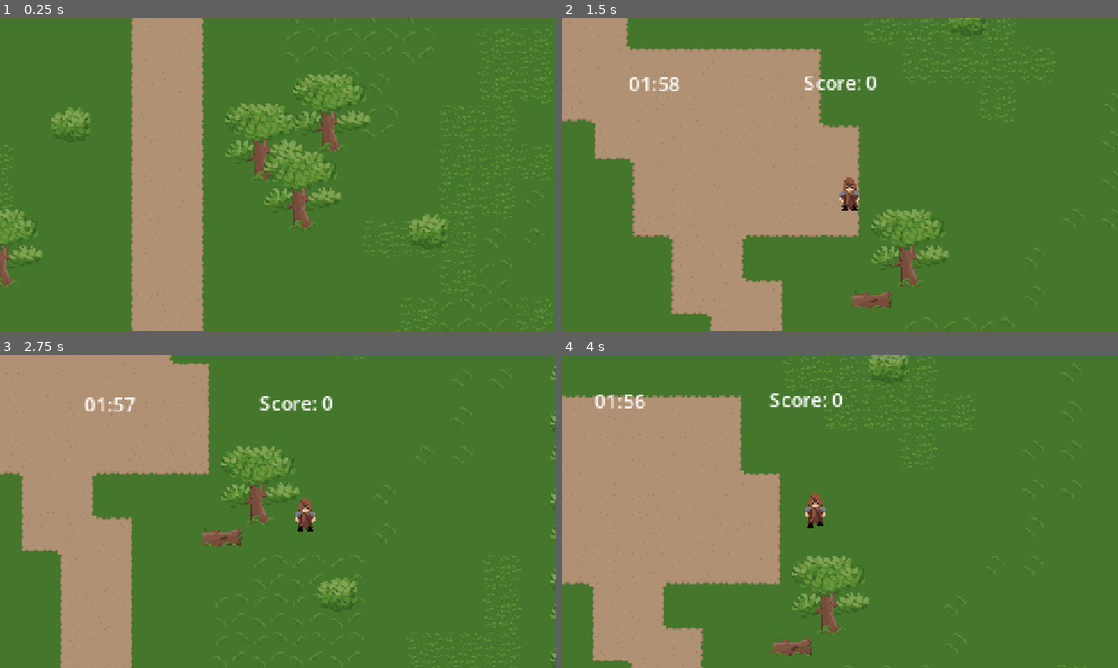
Above: before the commit, frames 1-4 (two rows, left to right).
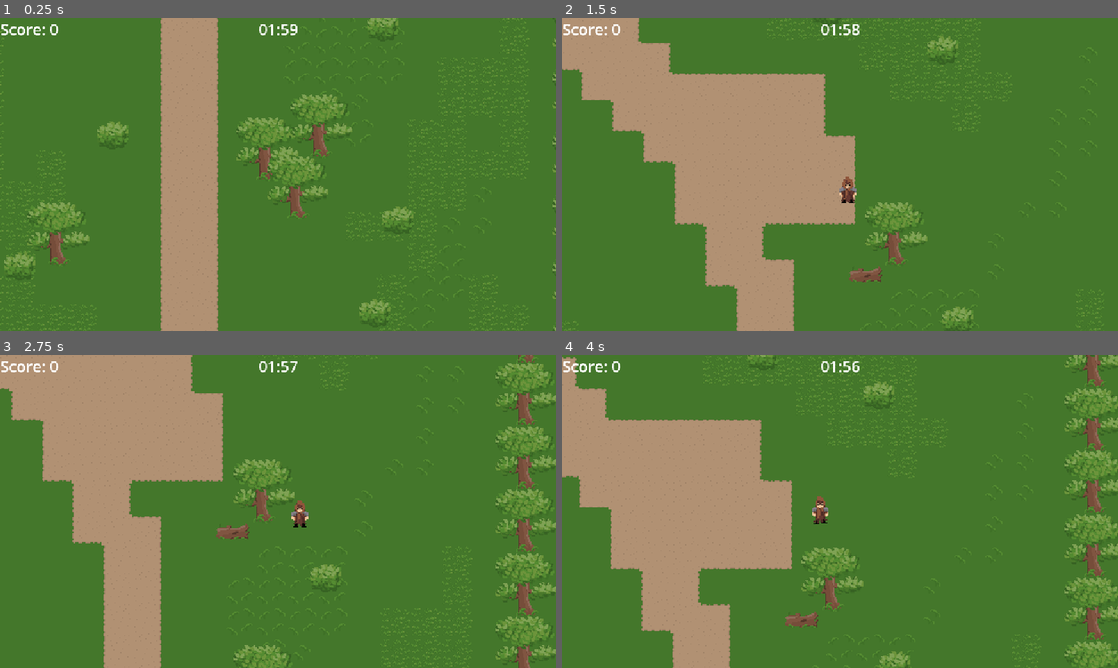
Above: after the commit, the same moments.

Repository: SethDotOrg/smallgame
Game: Godot game, scene res://Scenes/game.tscn
Two runs of this game, one before a commit and one after it. Both use one fixed random seed, a clock stepped at 60 frames per second and the inputs below.
Inputs:
- Up to frame 1 (0.25 s): no input
- Up to frame 2 (1.5 s): tap Enter at 0.5 s; hold D (move_right) 0.53-1.28 s; hold S (move_down) from 1.28 s (still down)
- Up to frame 3 (2.75 s): release S (move_down) at 2.03 s; hold D (move_right) from 2.03 s (still down)
- Up to frame 4 (4 s): release D (move_right) at 2.78 s; hold W (move_up) 2.78-3.53 s; hold A (move_left) from 3.53 s (still down)

The runs differ from the first frame. In frame 1, 15% of the frame differs, in the area x 0-100%, y 0-100%; in frame 2, 15%; in frame 3, 19%; in frame 4, 19%.

Commit message:
add more points when the player clears a gather point fast

Diff:
--- /dev/null
+++ b/Scenes/UI/BaseUI.tscn
@@ -0,0 +1,72 @@
+[gd_scene load_steps=7 format=3 uid="uid://dquiphqrnhsrw"]
+
+[ext_resource type="Script" uid="uid://bnq2ysmb1s6s8" path="res://Scenes/UI/base_ui.gd" id="1_d1ess"]
+[ext_resource type="Script" uid="uid://d21rgxc5hqn8y" path="res://Scripts/score.gd" id="1_wsdff"]
+[ext_resource type="Script" uid="uid://dd7j8ghakp0b1" path="res://Scripts/time.gd" id="2_d1ess"]
+
+[sub_resource type="LabelSettings" id="LabelSettings_d1ess"]
+font_size = 32
+
+[sub_resource type="LabelSettings" id="LabelSettings_xm13k"]
+font_size = 32
+
+[sub_resource type="LabelSettings" id="LabelSettings_fkybt"]
+font_size = 40
+font_color = Color(0.921154, 0.920709, 0, 1)
+shadow_color = Color(0, 0, 0, 1)
+
+[node name="BaseUi" type="Control"]
+layout_mode = 3
+anchors_preset = 15
+anchor_right = 1.0
+anchor_bottom = 1.0
+offset_left = -231.0
+offset_top = -130.0
+offset_right = 231.0
+offset_bottom = 130.0
+grow_horizontal = 2
+grow_vertical = 2
+mouse_filter = 2
+script = ExtResource("1_d1ess")
+
+[node name="CanvasLayer" type="CanvasLayer" parent="."]
+layer = 128
+follow_viewport_scale = 2.0
+
+[node name="Score" type="Label" parent="CanvasLayer"]
+offset_right = 78.0
+offset_bottom = 23.0
+text = "Score: 0"
+label_settings = SubResource("LabelSettings_d1ess")
+script = ExtResource("1_wsdff")
+
+[node name="Time" type="Label" parent="CanvasLayer"]
+anchors_preset = 5
+anchor_left = 0.5
+anchor_right = 0.5
+offset_left = -20.5
+offset_right = 20.5
+offset_bottom = 23.0
+grow_horizontal = 2
+text = "00:00"
+label_settings = SubResource("LabelSettings_xm13k")
+script = ExtResource("2_d1ess")
+
+[node name="GameTime" type="Timer" parent="CanvasLayer/Time"]
+wait_time = 120.0
+
+[node name="GameOver" type="Label" parent="CanvasLayer"]
+visible = false
+anchors_preset = -1
+anchor_left = 0.5
+anchor_right = 0.5
+anchor_bottom = 0.046
+offset_left = -117.0
+offset_top = 24.0
+offset_right = 113.0
+offset_bottom = 49.192
+grow_horizontal = 2
+text = "GAME OVER"
+label_settings = SubResource("LabelSettings_fkybt")
+
+[connection signal="timeout" from="CanvasLayer/Time/GameTime" to="." method="_on_game_time_timeout"]
--- /dev/null
+++ b/Scenes/UI/base_ui.gd
@@ -0,0 +1,11 @@
+extends Control
+
+func get_score_ui():
+	return get_node("CanvasLayer/Score")
+func get_game_over_ui():
+	return get_node("CanvasLayer/GameOver")
+
+
+func _on_game_time_timeout():
+	get_game_over_ui().visible = true
+	get_tree().paused = true
--- a/Scenes/game.tscn
+++ b/Scenes/game.tscn
@@ -2861,10 +2861,10 @@
 
 [node name="GatherPoint" parent="GatherPoints" instance=ExtResource("7_1l0tm")]
 position = Vector2(976, 209)
-ENEMY_1_MAX = 70
+ENEMY_1_TOTAL = 400
 
 [node name="GatherPoint2" parent="GatherPoints" instance=ExtResource("7_1l0tm")]
 position = Vector2(264, 512)
-ENEMY_1_MAX = 658
+ENEMY_1_TOTAL = 500
 
 [connection signal="timeout" from="EnemiesForLevel/EnemyToadSpawnTimer" to="EnemiesForLevel" method="_on_enemy_toad_spawn_timer_timeout"]
--- a/Scenes/gather_point.tscn
+++ b/Scenes/gather_point.tscn
@@ -1,8 +1,9 @@
-[gd_scene load_steps=7 format=4 uid="uid://ccvounnbl351a"]
+[gd_scene load_steps=10 format=4 uid="uid://ccvounnbl351a"]
 
 [ext_resource type="Texture2D" uid="uid://dwlp40mbjusfi" path="res://Sprites/Environment/staget.png" id="1_0apk2"]
 [ext_resource type="Script" uid="uid://dlsrwutftqc5i" path="res://Scripts/gather_point.gd" id="1_rapfc"]
 [ext_resource type="Texture2D" uid="uid://dhq7ddggspinf" path="res://Sprites/spawner/princesses/prorotypeprincess.png" id="2_rapfc"]
+[ext_resource type="Script" uid="uid://76r23ut578hf" path="res://Scripts/time_to_clear.gd" id="4_hjumk"]
 
 [sub_resource type="TileSetAtlasSource" id="TileSetAtlasSource_hjumk"]
 texture = ExtResource("1_0apk2")
@@ -14,6 +15,13 @@
 
 [sub_resource type="RectangleShape2D" id="RectangleShape2D_2govv"]
 size = Vector2(64, 60)
+
+[sub_resource type="CapsuleShape2D" id="CapsuleShape2D_rapfc"]
+radius = 138.667
+height = 426.667
+
+[sub_resource type="LabelSettings" id="LabelSettings_qo4nb"]
+font_size = 32
 
 [node name="GatherPoint" type="Node2D"]
 scale = Vector2(0.75, 0.75)
@@ -33,3 +41,30 @@
 [node name="CollisionShape2D" type="CollisionShape2D" parent="StaticBody2D"]
 position = Vector2(0, 18)
 shape = SubResource("RectangleShape2D_2govv")
+
+[node name="CheckForPlayerArea2D" type="Area2D" parent="."]
+
+[node name="CollisionShape2D" type="CollisionShape2D" parent="CheckForPlayerArea2D"]
+rotation = 1.5708
+shape = SubResource("CapsuleShape2D_rapfc")
+debug_color = Color(0.827451, 0.396078, 0, 0.0784314)
+
+[node name="TimeToClear" type="Label" parent="CheckForPlayerArea2D"]
+anchors_preset = 5
+anchor_left = 0.5
+anchor_right = 0.5
+offset_left = -42.6667
+offset_top = -64.0
+offset_right = 39.3333
+offset_bottom = -19.0
+grow_horizontal = 2
+text = "100"
+label_settings = SubResource("LabelSettings_qo4nb")
+horizontal_alignment = 1
+script = ExtResource("4_hjumk")
+
+[node name="TimerToClearTimer" type="Timer" parent="CheckForPlayerArea2D/TimeToClear"]
+wait_time = 50.0
+
+[connection signal="enemies_defeated" from="." to="." method="_on_enemies_defeated"]
+[connection signal="body_entered" from="CheckForPlayerArea2D" to="CheckForPlayerArea2D/TimeToClear" method="_on_check_for_player_area_2d_body_entered"]
--- a/Scenes/player.tscn
+++ b/Scenes/player.tscn
@@ -1,9 +1,8 @@
-[gd_scene load_steps=23 format=3 uid="uid://dch38mlri3jq5"]
+[gd_scene load_steps=21 format=3 uid="uid://dch38mlri3jq5"]
 
 [ext_resource type="Script" uid="uid://c7qvqnaqy8jxr" path="res://Scripts/player.gd" id="1_cvnsp"]
 [ext_resource type="Texture2D" uid="uid://3d745opw1kjv" path="res://Sprites/Player/Player.png" id="2_fkybt"]
-[ext_resource type="Script" uid="uid://d21rgxc5hqn8y" path="res://Scripts/score.gd" id="4_fkybt"]
-[ext_resource type="Script" uid="uid://dd7j8ghakp0b1" path="res://Scripts/time.gd" id="4_vgqql"]
+[ext_resource type="PackedScene" uid="uid://dquiphqrnhsrw" path="res://Scenes/UI/BaseUI.tscn" id="3_fkybt"]
 [ext_resource type="Texture2D" uid="uid://opx2xg8oo7fn" path="res://Sprites/weapons/sword/sword1.png" id="5_x3wgy"]
 [ext_resource type="Texture2D" uid="uid://cynpjxh48dfdt" path="res://Sprites/Shadow.png" id="6_x3wgy"]
 
@@ -54,11 +53,6 @@
 [sub_resource type="CircleShape2D" id="CircleShape2D_fkybt"]
 radius = 72.0
 
-[sub_resource type="LabelSettings" id="LabelSettings_fkybt"]
-font_size = 40
-font_color = Color(0.921154, 0.920709, 0, 1)
-shadow_color = Color(0, 0, 0, 1)
-
 [sub_resource type="Animation" id="Animation_vgqql"]
 length = 0.001
 tracks/0/type = "value"
@@ -475,7 +469,7 @@
 radius = 9.0
 height = 34.0
 
-[node name="PlayerCharacterBody2D" type="CharacterBody2D" node_paths=PackedStringArray("_weapon_animation_player")]
+[node name="PlayerCharacterBody2D" type="CharacterBody2D" node_paths=PackedStringArray("_weapon_animation_player") groups=["Player"]]
 script = ExtResource("1_cvnsp")
 _weapon_animation_player = NodePath("Weapon/AnimationPlayerWeapon")
 
@@ -507,67 +501,10 @@
 autostart = true
 
 [node name="Camera2D" type="Camera2D" parent="."]
-zoom = Vector2(2.5, 2.5)
+zoom = Vector2(2, 2)
 position_smoothing_enabled = true
 
-[node name="Ui" type="Control" parent="."]
-layout_mode = 3
-anchors_preset = 15
-anchor_right = 1.0
-anchor_bottom = 1.0
-offset_left = -231.0
-offset_top = -130.0
-offset_right = 231.0
-offset_bottom = 130.0
-grow_horizontal = 2
-grow_vertical = 2
-mouse_filter = 2
-
-[node name="Score" type="Label" parent="Ui"]
-layout_mode = 1
-anchors_preset = -1
-anchor_left = 0.5
-anchor_right = 0.5
-anchor_bottom = 0.046
-offset_left = -38.0
-offset_top = 28.0
-offset_right = 40.0
-offset_bottom = 28.092
-grow_horizontal = 2
-text = "Score: 0"
-script = ExtResource("4_fkybt")
-
-[node name="Time" type="Label" parent="Ui"]
-layout_mode = 1
-anchors_preset = -1
-anchor_left = 0.5
-anchor_right = 0.5
-anchor_bottom = 0.102
-offset_left = -183.0
-offset_top = 29.0
-offset_right = -105.0
-offset_bottom = 1.204
-grow_horizontal = 2
-text = "00:00"
-script = ExtResource("4_vgqql")
-
-[node name="GameTime" type="Timer" parent="Ui/Time"]
-wait_time = 120.0
-
-[node name="GameOver" type="Label" parent="Ui"]
-visible = false
-layout_mode = 1
-anchors_preset = -1
-anchor_left = 0.5
-anchor_right = 0.5
-anchor_bottom = 0.046
-offset_left = -48.0
-offset_top = 154.0
-offset_right = 44.0
-offset_bottom = 154.092
-grow_horizontal = 2
-text = "GAME OVER"
-label_settings = SubResource("LabelSettings_fkybt")
+[node name="Ui" parent="." instance=ExtResource("3_fkybt")]
 
 [node name="Weapon" type="Node2D" parent="."]
 
@@ -639,7 +576,6 @@
 [connection signal="body_entered" from="AreaForEnemyFollow" to="." method="_on_area_for_enemy_follow_body_entered"]
 [connection signal="body_exited" from="AreaForEnemyFollow" to="." method="_on_area_for_enemy_follow_body_exited"]
 [connection signal="timeout" from="AreaForEnemyFollow/AreaDisabledTimer" to="." method="_on_area_disabled_timer_timeout"]
-[connection signal="timeout" from="Ui/Time/GameTime" to="." method="_on_game_time_timeout"]
 [connection signal="body_entered" from="Weapon/SwordUp/Area2D" to="." method="_on_sword_up_area_2d_body_entered"]
 [connection signal="body_entered" from="Weapon/SwordDown/Area2D" to="." method="_on_sword_down_area_2d_body_entered"]
 [connection signal="body_entered" from="Weapon/SwordLeft/Area2D" to="." method="_on_sword_left_area_2d_body_entered"]
--- a/Scripts/EnemiesForLevel.gd
+++ b/Scripts/EnemiesForLevel.gd
@@ -11,7 +11,7 @@
 
 func _ready():
 	#get gather points and add the total enemies to spawn together so we know when to stop spawning them
-	num_of_enemy_1_to_spawn = gather_point_1.ENEMY_1_MAX + gather_point_2.ENEMY_1_MAX
+	num_of_enemy_1_to_spawn = gather_point_1.ENEMY_1_TOTAL + gather_point_2.ENEMY_1_TOTAL
 
 func _get_num_of_gather_points():
 	return num_of_gather_points
--- a/Scripts/enemy_toad.gd
+++ b/Scripts/enemy_toad.gd
@@ -17,12 +17,12 @@
 		var enemy = enemy_1_scene.instantiate()
 		var enemy_spawn_location
 		var enemy_gather_point_num = randi_range(1, num_of_gather_points)
-		if enemy_gather_point_num == 1 and parent.gather_point_1.check_assigned_enemy_1_num():
+		if enemy_gather_point_num == 1 and parent.gather_point_1.check_assigned_enemy_1_num() and parent.gather_point_1.check_assigned_enemies():
 			parent.gather_point_1.update_assigned_enemy_1_num()
 			enemy.set_gather_point(parent.gather_point_1)
 			spawned_enemy = true
 			enemy_spawn_location = parent.gather_point_1.global_position
-		elif enemy_gather_point_num == 2 and parent.gather_point_2.check_assigned_enemy_1_num():
+		elif enemy_gather_point_num == 2 and parent.gather_point_2.check_assigned_enemy_1_num() and parent.gather_point_2.check_assigned_enemies():
 			parent.gather_point_2.update_assigned_enemy_1_num()
 			enemy.set_gather_point(parent.gather_point_2)
 			spawned_enemy = true
--- a/Scripts/gather_point.gd
+++ b/Scripts/gather_point.gd
@@ -1,14 +1,39 @@
 extends Node2D
 
-@export var ENEMY_1_MAX: int
+@onready var _time_to_clear = $CheckForPlayerArea2D/TimeToClear
+
+var ENEMY_MAX = 150 #total amount of enemies allowed on a gather point(preformance)
+var total_gather_point_enemies = 0
+@export var ENEMY_1_TOTAL: int
 var enemy_1_on_gather_point:int = 0
+
+signal enemies_defeated
 
 func _process(delta):
 	#print("there are: ",enemy_1_on_gather_point," at ", self.name)
 	pass
 
+func check_assigned_enemies(): #check to see if total enimies for this gather point exceeds the max
+	return total_gather_point_enemies < ENEMY_MAX
+func increase_assigned_enemies_num():
+	total_gather_point_enemies = total_gather_point_enemies + 1
+func decrease_assigned_enemies_num():
+	total_gather_point_enemies = total_gather_point_enemies - 1
+	if total_gather_point_enemies == 0 and check_enemy_totals():
+		print("IN EMIT: ", _time_to_clear._get_timer_for_score())
+		enemies_defeated.emit() #emit for the signal. so any thing listening for it is hit
+
+func check_enemy_totals():
+	var enemy1 = enemy_1_on_gather_point == ENEMY_1_TOTAL
+	return enemy1# and etc for more enemies
+
 func check_assigned_enemy_1_num(): #check to see if enemy 1 spawned is less then the max
-	return enemy_1_on_gather_point < ENEMY_1_MAX
-
+	return enemy_1_on_gather_point < ENEMY_1_TOTAL
 func update_assigned_enemy_1_num():
 	enemy_1_on_gather_point = enemy_1_on_gather_point + 1
+	increase_assigned_enemies_num()
+
+
+func _on_enemies_defeated():
+	GlobalVariables.score = GlobalVariables.score + _time_to_clear._get_timer_for_score() #add remaining seconds as score
+	#TODO make a formula for more interesting score addition
--- a/Scripts/player.gd
+++ b/Scripts/player.gd
@@ -15,9 +15,13 @@
 @onready var _area_for_enemy_follow_timer = $AreaForEnemyFollow/AreaDisabledTimer
 @onready var _enemy_follow_collision_shape = $AreaForEnemyFollow/EnemyFollowCollisionShape
 
-@onready var _score_ui = $Ui/Score
-@onready var _game_over_ui = $Ui/GameOver
+@onready var _base_ui = $Ui
+var _score_ui
+var _game_over_ui
 
+func _ready():
+	_score_ui = _base_ui.get_score_ui()
+	_game_over_ui = _base_ui.get_game_over_ui()
 
 func _physics_process(delta):
 	velocity = Vector2.ZERO # The player's movement vector.
@@ -67,32 +71,31 @@
 func _on_sword_up_area_2d_body_entered(body):
 	if body.is_in_group("Enemy"):
 		body.kill_enemy(self.global_position)
+		body.get_gather_point().decrease_assigned_enemies_num()
 		GlobalVariables.score += 1
 		_score_ui.update_score()
 		check_score_for_sword()
 func _on_sword_down_area_2d_body_entered(body):
 	if body.is_in_group("Enemy"):
 		body.kill_enemy(self.global_position)
+		body.get_gather_point().decrease_assigned_enemies_num()
 		GlobalVariables.score += 1
 		_score_ui.update_score()
 		check_score_for_sword()
 func _on_sword_left_area_2d_body_entered(body):
 	if body.is_in_group("Enemy"):
 		body.kill_enemy(self.global_position)
+		body.get_gather_point().decrease_assigned_enemies_num()
 		GlobalVariables.score += 1
 		_score_ui.update_score()
 		check_score_for_sword()
 func _on_sword_right_area_2d_body_entered(body):
 	if body.is_in_group("Enemy"):
 		body.kill_enemy(self.global_position)
+		body.get_gather_point().decrease_assigned_enemies_num()
 		GlobalVariables.score += 1
 		_score_ui.update_score()
 		check_score_for_sword()
-
-
-func _on_game_time_timeout():
-	_game_over_ui.visible = true
-	get_tree().paused = true
 
 func check_score_for_sword(): #this is temp for upgrading the sword
 	if GlobalVariables.score == 10 or GlobalVariables.score == 50 or GlobalVariables.score == 100:
--- /dev/null
+++ b/Scripts/time_to_clear.gd
@@ -0,0 +1,21 @@
+extends Label
+
+func _ready():
+	var set_time = $TimerToClearTimer.wait_time
+	var second = int (set_time)%60
+	self.text = "%02d" % second
+
+func _on_check_for_player_area_2d_body_entered(body):
+	if body.is_in_group("Player"):
+		$TimerToClearTimer.start()
+
+func time_left():
+	var time_left = $TimerToClearTimer.time_left
+	var second = int (time_left)%60
+	return second
+
+func _process(delta):
+	self.text = "%02d" % time_left()
+
+func _get_timer_for_score():
+	return int(time_left()) #give just seconds back to the caller
Not shown, added: Scenes/UI/base_ui.gd.uid
Not shown, added: Scripts/time_to_clear.gd.uid
